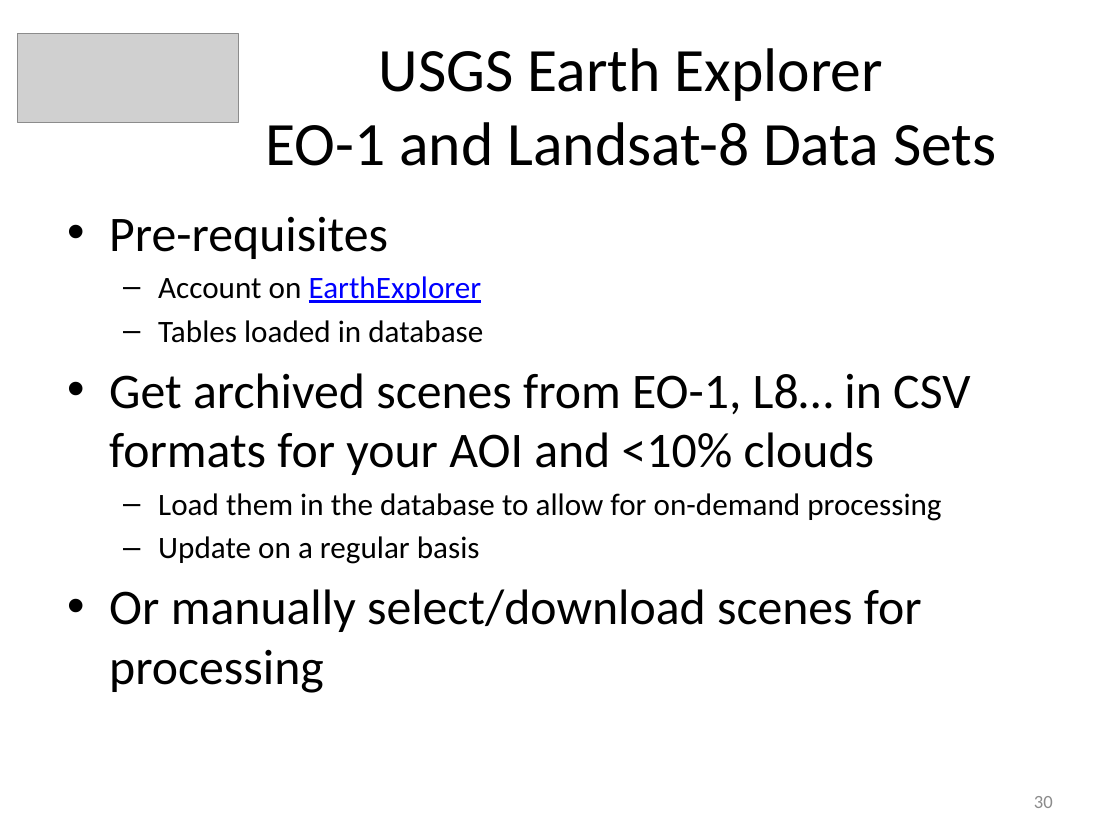
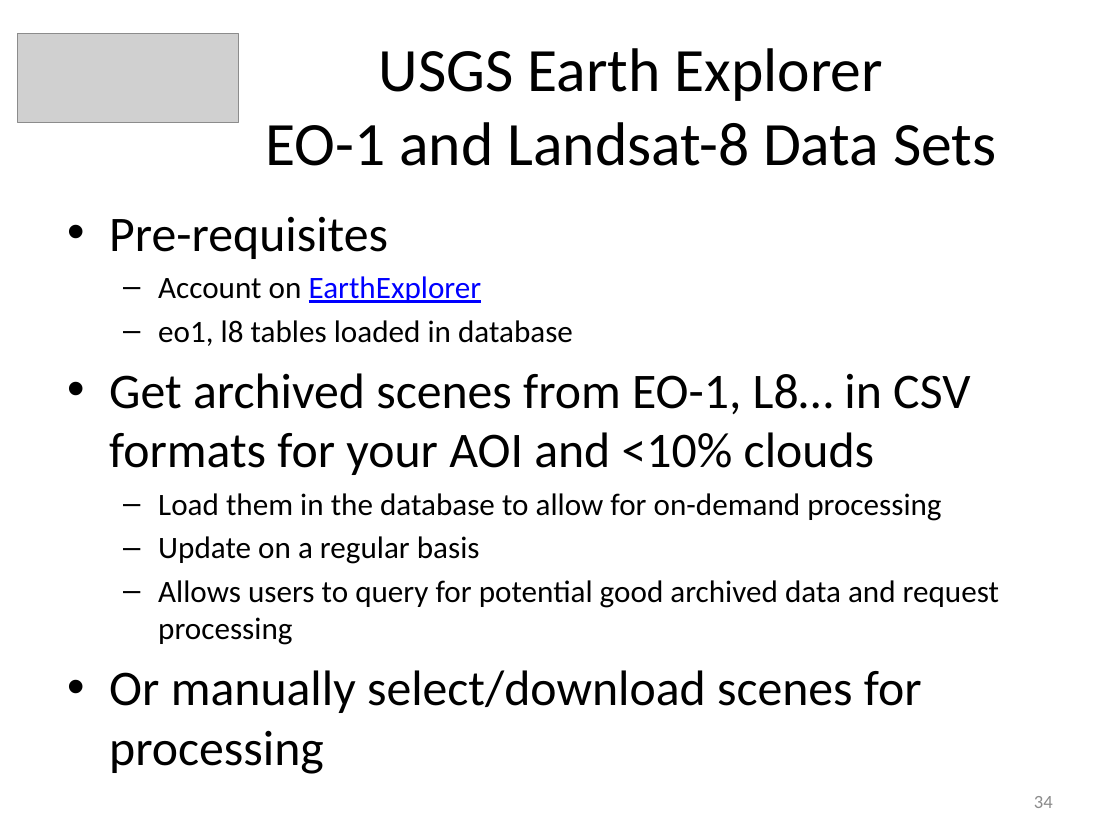
Before and after one commit to vightel/FloodMapsWorkshop, a slide deck: slide 34 of FloodMappingWorkshop.pptx (slide 30 before the commit). Drawn at 1120x840 pixels with LibreOffice and Linux fonts; fonts in the diff are those of the drawing; grey boxes stand for pictures. Boxes give left, top, right and bottom in pixels: in the first picture for what was removed or moved away, otherwise in the second. Text is boxed around its words. In the diff, an @@ line names an element or a change of style, - is before the commit and + after.

```diff
--- a/FloodMappingWorkshop.pptx
+++ b/FloodMappingWorkshop.pptx
@@ text at box(158, 320, 573, 346): text changed @@
-  – Tables loaded in database
+  – eo1, l8 tables loaded in database
@@ text at box(158, 580, 999, 645): paragraph added @@
+  – Allows users to query for potential good archived data and request processing
@@ page number at box(1034, 796, 1053, 808): text changed @@
-30
+34
```
Also in this commit, not shown: 11 other slides changed, 5 slides added, 9 other files.
